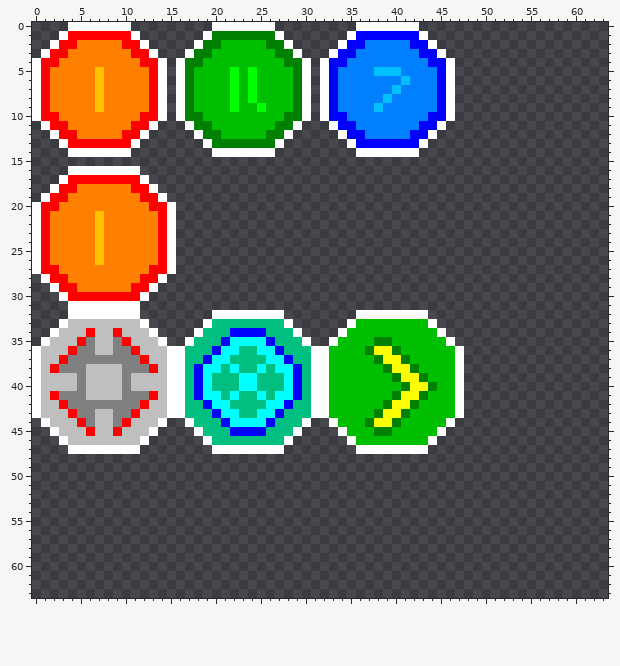
Pixel-art sprite: core/assets/powerup.png. The picture above is the old version.
The file is 64x64 pixels.
Now the later version:
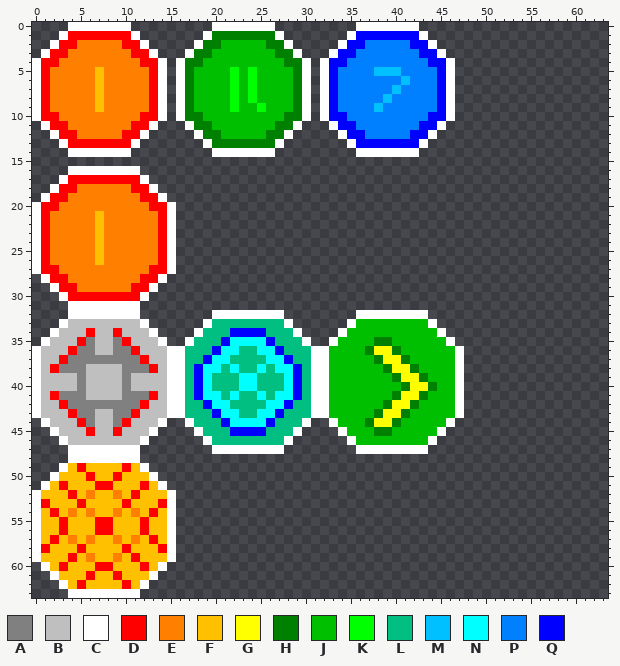
Palette (. is transparent): A #808080  B #bfbfbf  C #ffffff  D #ff0000  E #ff8000  F #ffc000  G #ffff00  H #008000  J #00bf00  K #00ff00  L #00bf80  M #00c0ff  N #00ffff  P #0080ff  Q #0000ff
The edit:
There is now colour C in row 48 at x 4 to 11; in row 49 at x 3 and 12; in row 50 at x 2 and 13; in row 51 at x 1 and 14; in rows 52 to 59 at x 0 and 15; in row 60 at x 1 and 14.
There is now colour C in row 61 at x 2 and 13; in row 62 at x 3 and 12; in row 63 at x 4 to 11.
There is now colour D in row 49 at x 5 and 10; in row 50 at x 6 and 9; in row 51 at x 3, 7 to 8 and 12; in row 52 at x 4 and 11; in row 53 at x 1, 5, 10 and 14; in row 54 at x 2 and 13.
There is now colour D in rows 55 to 56 at x 3, 7 to 8 and 12; in row 57 at x 2 and 13; in row 58 at x 1, 5, 10 and 14; in row 59 at x 4 and 11; in row 60 at x 3, 7 to 8 and 12; in row 61 at x 6 and 9.
There is now colour D in row 62 at x 5 and 10.
There is now colour E in row 52 at x 6 and 9; in row 54 at x 4, 6, 9 and 11; in row 57 at x 4, 6, 9 and 11; in row 59 at x 6 and 9.
There is now colour F in row 49 at x 4, 6 to 9 and 11; in row 50 at x 3 to 5, 7 to 8 and 10 to 12; in row 51 at x 2, 4 to 6, 9 to 11 and 13; in row 52 at x 1 to 3, 5, 7 to 8, 10 and 12 to 14; in row 53 at x 2 to 4, 6 to 9 and 11 to 13; in row 54 at x 1, 3, 5, 7 to 8, 10, 12 and 14.
There is now colour F in rows 55 to 56 at x 1 to 2, 4 to 6, 9 to 11 and 13 to 14; in row 57 at x 1, 3, 5, 7 to 8, 10, 12 and 14; in row 58 at x 2 to 4, 6 to 9 and 11 to 13; in row 59 at x 1 to 3, 5, 7 to 8, 10 and 12 to 14; in row 60 at x 2, 4 to 6, 9 to 11 and 13; in row 61 at x 3 to 5, 7 to 8 and 10 to 12.
There is now colour F in row 62 at x 4, 6 to 9 and 11.
Boxes around the changes in both pictures, in picture pixels (x1, y1, x2, y2):
added: (32, 454, 176, 598)
